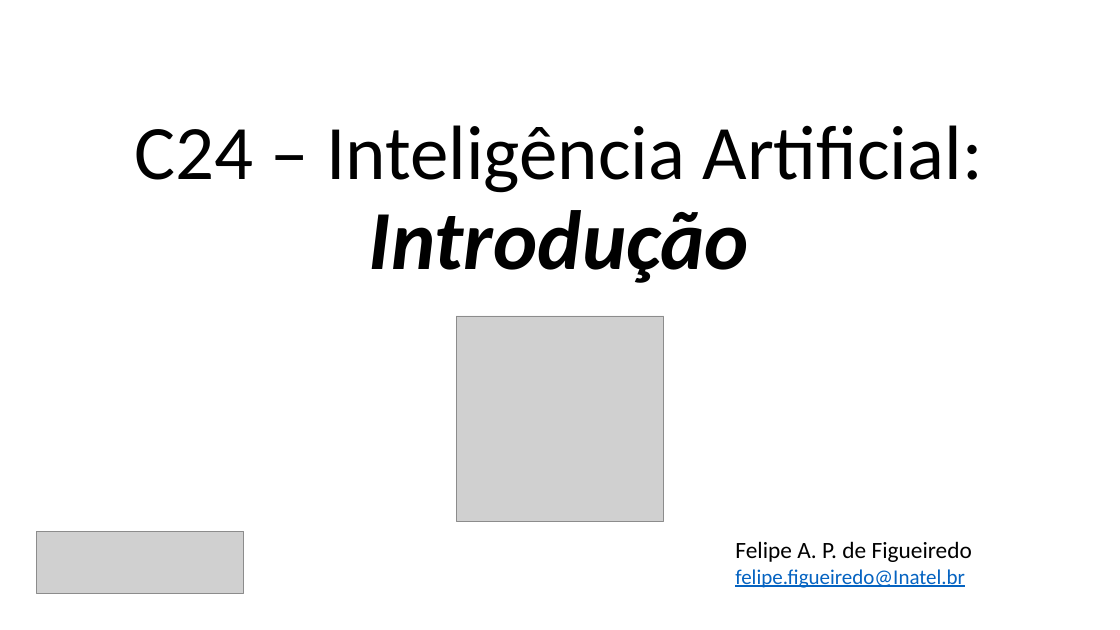
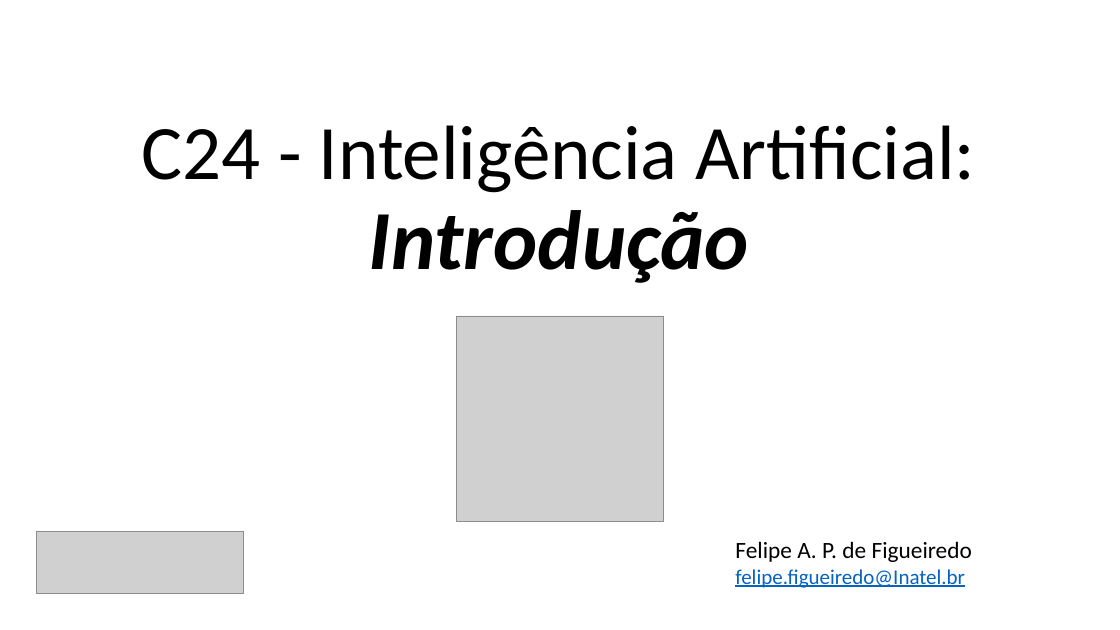
Before and after one commit to zz4fap/c24_inteligencia_artificial, a slide deck: slide 1 of slides/C24_Introdução.pptx. Drawn at 1120x630 pixels with LibreOffice and Linux fonts; fonts in the diff are those of the drawing; grey boxes stand for pictures. Boxes give left, top, right and bottom in pixels: in the first picture for what was removed or moved away, otherwise in the second. Text is boxed around its words. In the diff, an @@ line names an element or a change of style, - is before the commit and + after.

```diff
--- a/slides/C24_Introdução.pptx
+++ b/slides/C24_Introdução.pptx
@@ title at (x1=142, y1=125, x2=975, y2=283): text changed @@
-C24 – Inteligência Artificial:
-Introdução
+C24 - Inteligência Artificial:
+Introdução
```
Also in this commit, not shown: 2 other slides changed, 6 slides added, 2 slides removed.
